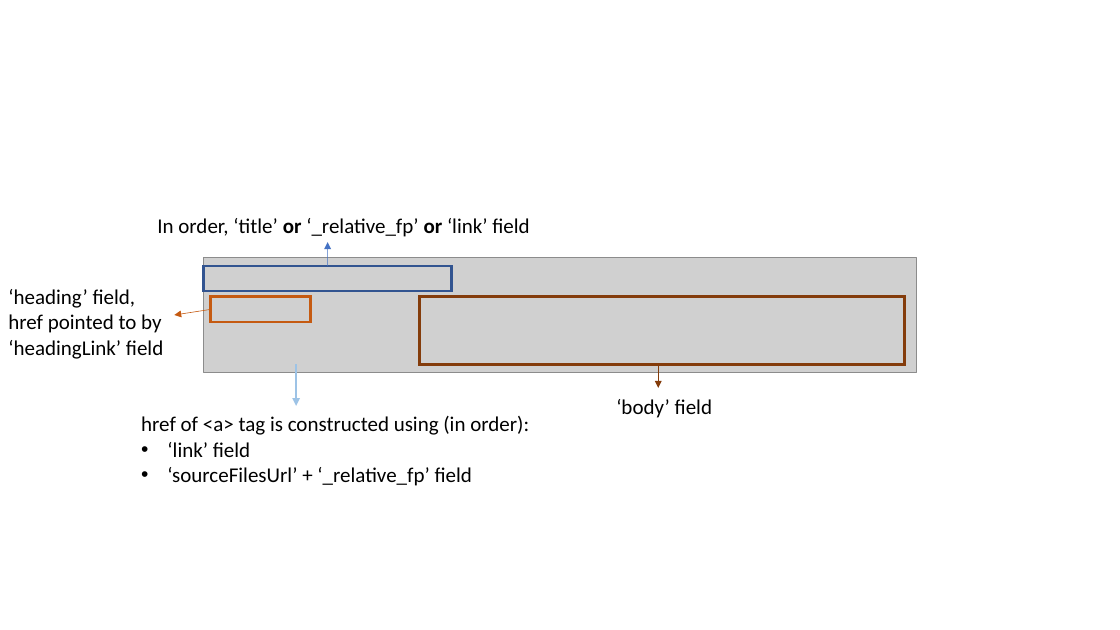
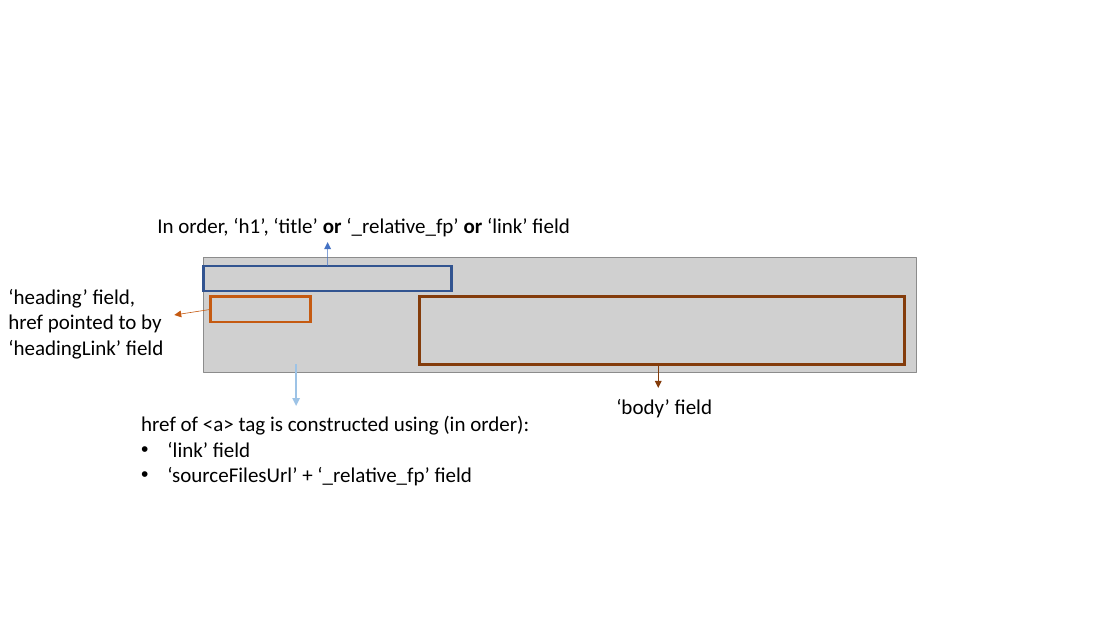
Before and after one commit to ang-zeyu/infisearch, a slide deck: slide 1 of docs/src/images/fields_annotated.pptx. Drawn at 1120x630 pixels with LibreOffice and Linux fonts; fonts in the diff are those of the drawing; grey boxes stand for pictures. Boxes give left, top, right and bottom in pixels: in the first picture for what was removed or moved away, otherwise in the second. Text is boxed around its words. In the diff, an @@ line names an element or a change of style, - is before the commit and + after.

Commit message:
Prefer H1 to <title> if present

```diff
--- a/docs/src/images/fields_annotated.pptx
+++ b/docs/src/images/fields_annotated.pptx
@@ text at (157, 218, 569, 237): text changed @@
-In order, ‘title’ or ‘_relative_fp’ or ‘link’ field
+In order, ‘h1’, ‘title’ or ‘_relative_fp’ or ‘link’ field
```
Also in this commit, not shown: 9 other files.
